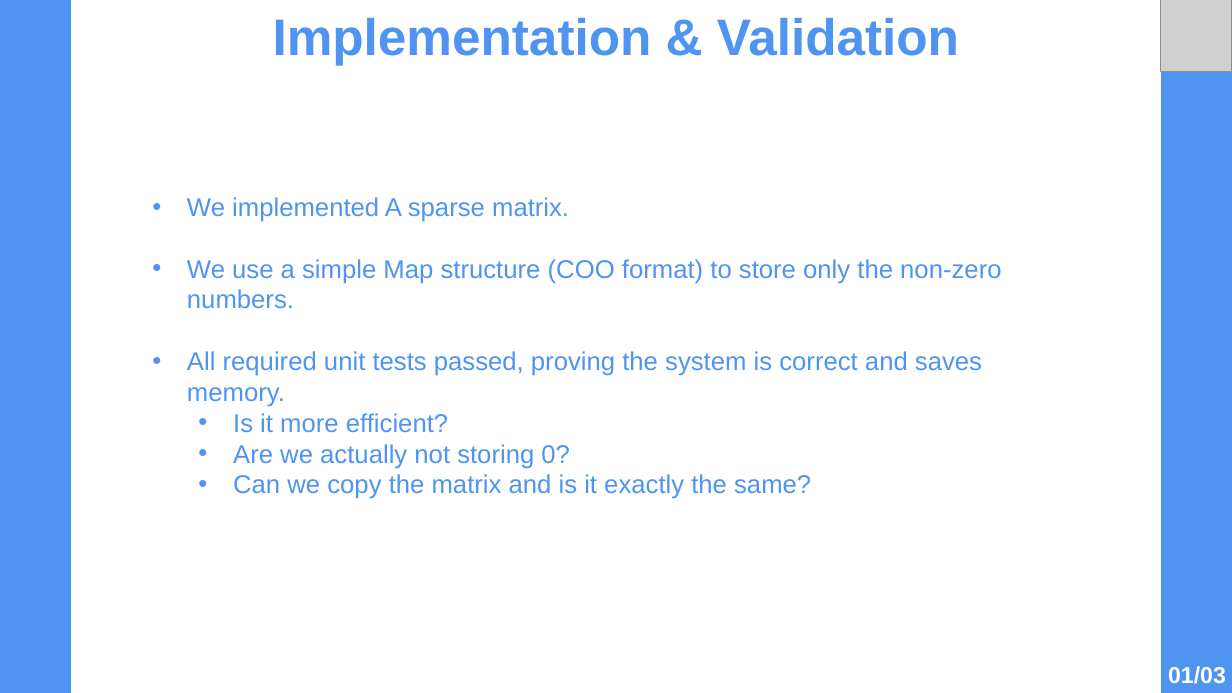
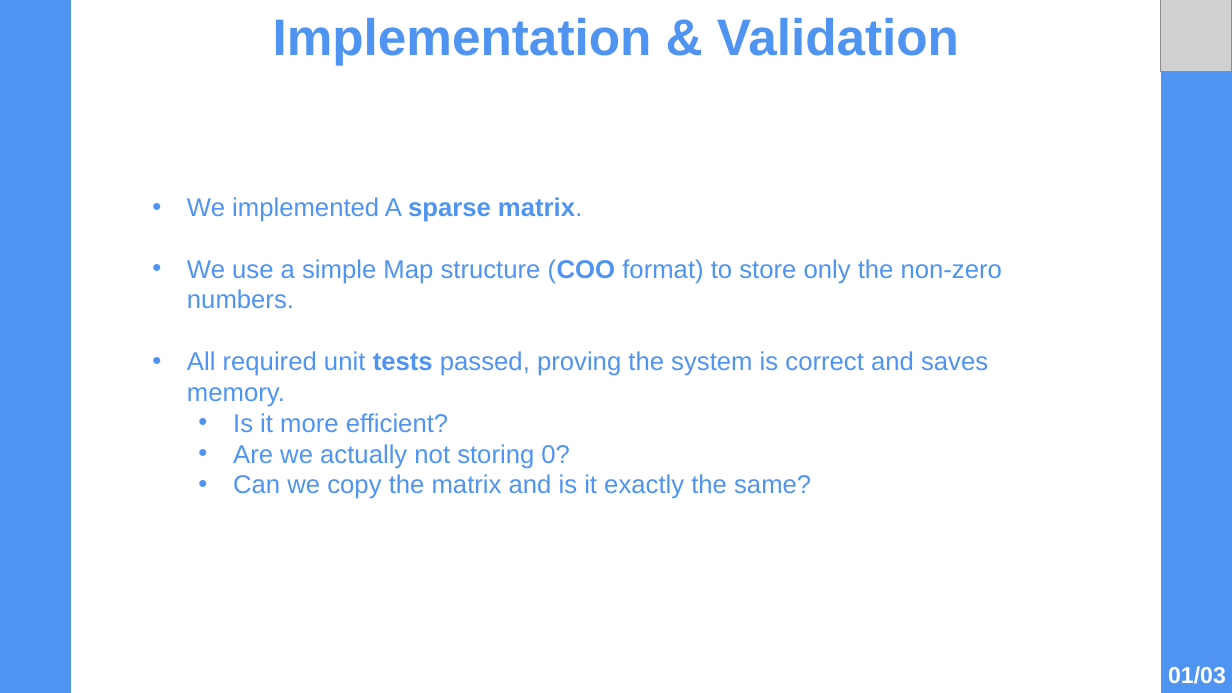
Before and after one commit to EliasDeHondt/ExercisesIndustrialEngineerUniversityAntwerp, a slide deck: slide 2 of DataStructures/Project/Presentation.pptx. Drawn at 1232x693 pixels with LibreOffice and Linux fonts; fonts in the diff are those of the drawing; grey boxes stand for pictures. Boxes give left, top, right and bottom in pixels: in the first picture for what was removed or moved away, otherwise in the second. Text is boxed around its words. In the diff, an @@ line names an element or a change of style, - is before the commit and + after.

Commit message:
fix: Update presentation file with new content and formatting

```diff
--- a/DataStructures/Project/Presentation.pptx
+++ b/DataStructures/Project/Presentation.pptx
@@ text at [187,197,1002,407]: bold on in "sparse matrix.", "(COO", "tests" @@
```
